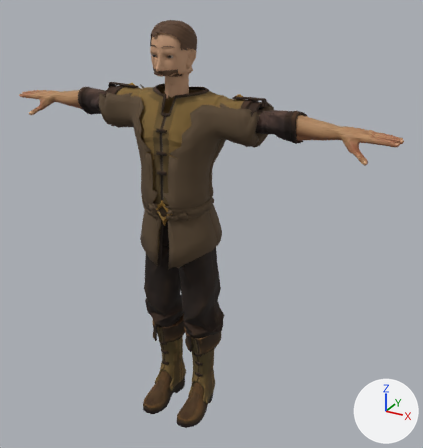
The glTF model outputs/AshenOathTheRoadBetweenCrowns/assets_external/design_pack_v1/humans/C06_Farmer_Toma.glb, before and after one commit.
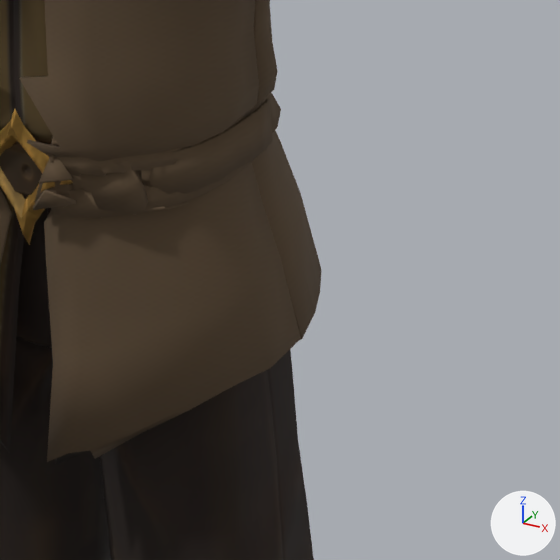
There are two pictures of each version: one whole from a 50 mm lens placed at (1.268, -1.993, 2.006), pointed at (0.116, 0.103, 0.958), one close up on the part from 38% to 64% of the width and 40% to 64% of the height. Arrows for +X, +Y and +Z are at lower right; the lights stay in place. The older version's two pictures come first. Vertices at exactly the same position are counted once.

Objects in the first close-up: 'C06_MotionFittedAssembly'.
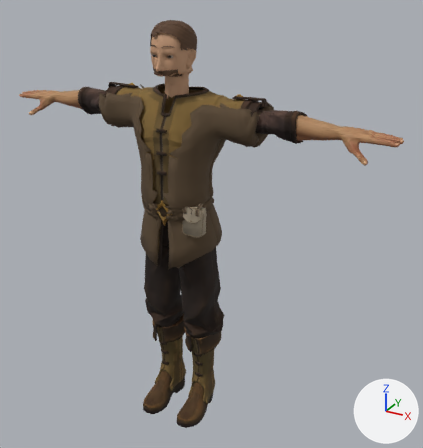
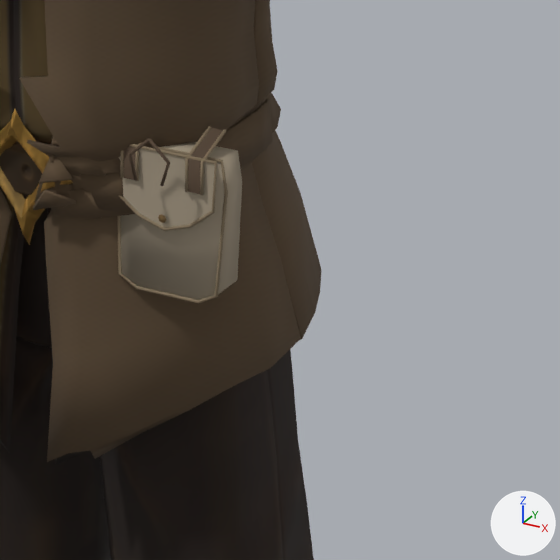
Pixel boxes [x1, y1, x2, y2] of what changed, in the close-ups (560 x 560 px):
part 1 of me_kael_combined_002, added (brown): after [117, 126, 242, 304]

The change, as a diff of the scene's bpy script:
```diff
--- a/outputs/AshenOathTheRoadBetweenCrowns/assets_external/design_pack_v1/humans/C06_Farmer_Toma.glb.py
+++ b/outputs/AshenOathTheRoadBetweenCrowns/assets_external/design_pack_v1/humans/C06_Farmer_Toma.glb.py
@@ img_c06_tailoredpalette_albedo @@
+img_c06_tailoredpalette_albedo = load_image('C06_TailoredPalette_Albedo', 'textures/color_bbcadf602a087d580391a696930eb102859352a14ca6f068679507510c940ec5.png', 112, 16, 'sRGB')
@@ img_c06_tailoredpalette_orm @@
+img_c06_tailoredpalette_orm = load_image('C06_TailoredPalette_ORM', 'textures/linear_9d176e04ded396a2207bc25540b1cb05747a66ca916e3c73a1ea49ff47f9a5e6.png', 112, 16, 'Non-Color')
@@ mat_c06_tailoredpalette_pbr @@
+mat_c06_tailoredpalette_pbr = bpy.data.materials.new('C06_TailoredPalette_PBR')
+# uses the picture img_c06_tailoredpalette_albedo
+# uses the picture img_c06_tailoredpalette_orm
@@ me_kael_combined_002 @@
 # used by ob_c06_motionfittedassembly; location = (0.0, 0.0, 0.0)
-me_kael_combined_002.from_pydata(...)  # 13817 vertices, 26916 faces; spans x -0.9..0.9, y -0.17..0.2, z 0.0..1.82
+me_kael_combined_002.from_pydata(...)  # 15187 vertices, 29217 faces; spans x -0.9..0.9, y -0.17..0.2, z 0.0..1.82
+# me_kael_combined_002 part 1: 242 vertices added at x 0.08..0.18, y -0.12..-0.06, z 0.98..1.13
+# other edits to the shape of me_kael_combined_002 do not show in these pictures
 me_kael_combined_002.materials.append(mat_farmer_toma_c06_privateanatomyatlas)
@@ me_kael_combined_002 @@
 me_kael_combined_002.materials.append(mat_farmer_toma_mi_regular_male)
+me_kael_combined_002.materials.append(mat_c06_tailoredpalette_pbr)
```
